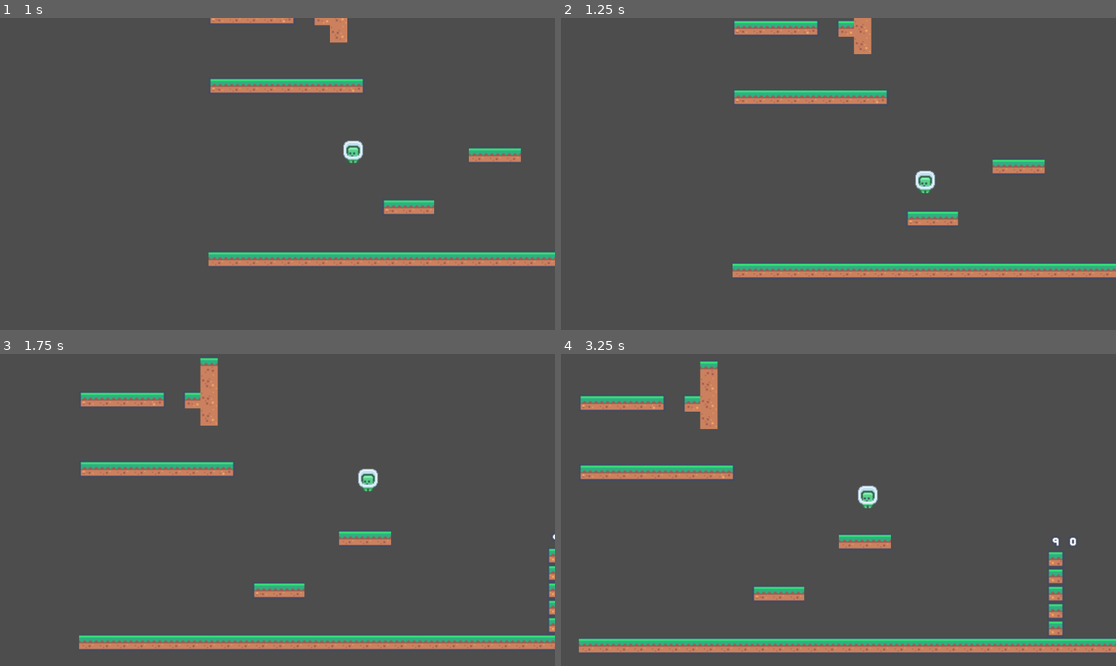
Above: before the commit, frames 1-4 (two rows, left to right).
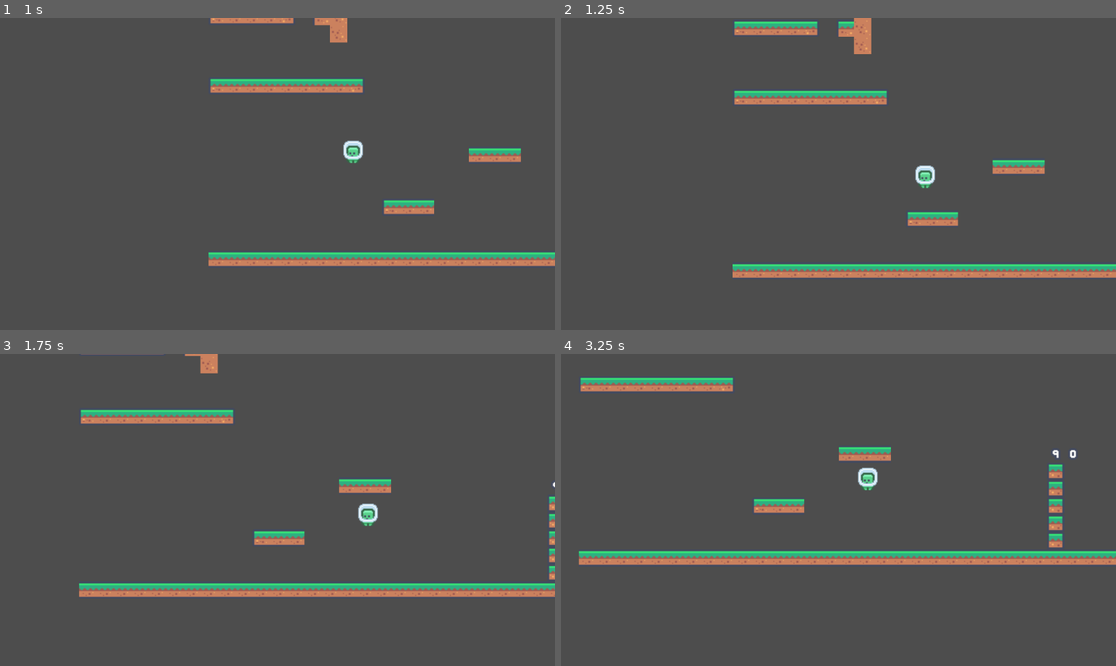
Above: after the commit, the same moments.

Repository: MrJoermungandr/ColdBlooded
Game: Godot game, scene res://Level/Test/movement_test.tscn
The game is run twice, just before and just after one commit, with the same random seed, the same clock (stepped at 60 frames per second) and the same inputs. The project has no main scene, so this scene is started directly.
Inputs:
- Up to frame 1 (1 s): hold D (move_right) from 0.53 s (still down); hold Space (move_jump) from 0.53 s (still down)
- Up to frame 2 (1.25 s): keep holding D (move_right); keep holding Space (move_jump)
- Up to frame 3 (1.75 s): keep holding D (move_right); release Space (move_jump) at 1.28 s; tap Space (move_jump) at 1.35, 1.52 s
- Up to frame 4 (3.25 s): tap Space (move_jump) at 1.82, 2.85, 3.02 s; release D (move_right) at 2.03 s; hold A (move_left) 2.03-2.78 s; hold Space (move_jump) 2.03-2.78 s; hold D (move_right) from 2.78 s (still down)

Frame 1 is identical in both runs. In frame 2, 1.6% of the frame differs, in the area x 30-100%, y 0-84%; in frame 3, 13%; in frame 4, 16%, in the area x 3-100%, y 2-96%.

Commit message:
add gliding mechanics

Diff:
--- a/Entity/Player/player.gd
+++ b/Entity/Player/player.gd
@@ -17,6 +17,9 @@
 var second_jump_time_to_peak: float = 0.4
 @export
 var second_jump_time_to_descend: float = 0.3
+@export
+var second_jump_window_seconds: float  = 0.2
+var second_jump_timer: Timer = Timer.new()
 
 @onready
 var jump_velocity: float = ((2.0 * jump_height_px) / jump_time_to_peak) * -1
@@ -37,6 +40,9 @@
 var coyote_timer: Timer = Timer.new()
 var is_coyote_completed: bool = false
 
+@export
+var glide_gravity: float = 80
+
 var has_jumped: bool = false
 var has_double_jumped: bool = false
 
@@ -51,6 +57,9 @@
 	coyote_timer.wait_time = coyote_time_seconds
 	coyote_timer.timeout.connect(_on_coyote_complete)
 	add_child(coyote_timer)
+	second_jump_timer.one_shot = true
+	second_jump_timer.wait_time = second_jump_window_seconds
+	add_child(second_jump_timer)
 	vertical_pinch_collision.set_deferred("disabled", true)
 
 func _physics_process(delta: float) -> void:
@@ -66,15 +75,25 @@
 	velocity.x = hor_input * speed
 	if not is_on_ground:
 		velocity.y += get_current_gravity() * delta
+	_handle_jump_and_glide(delta, is_on_ground)
+
+func _handle_jump_and_glide(delta: float, is_on_ground: bool):
 	if Input.is_action_just_pressed("move_jump"):
 		if is_on_ground:
 			velocity.y = jump_velocity
 			has_jumped = true
 			_use_vertical_pinch_hitbox()
+			second_jump_timer.start()
 		elif not has_double_jumped:
-			velocity.y = second_jump_velocity
-			_use_vertical_pinch_hitbox()
-			has_double_jumped = true
+			if second_jump_timer.is_stopped():
+				second_jump_timer.start()
+			else:
+				velocity.y = second_jump_velocity
+				_use_vertical_pinch_hitbox()
+				has_double_jumped = true
+	if Input.is_action_pressed("move_jump"):
+		if not is_on_ground and velocity.y > 0.0:
+			velocity.y = glide_gravity
 
 func get_current_gravity() -> float:
 	if velocity.y < 0.0:	# ternary statement is back, hell yeah!
